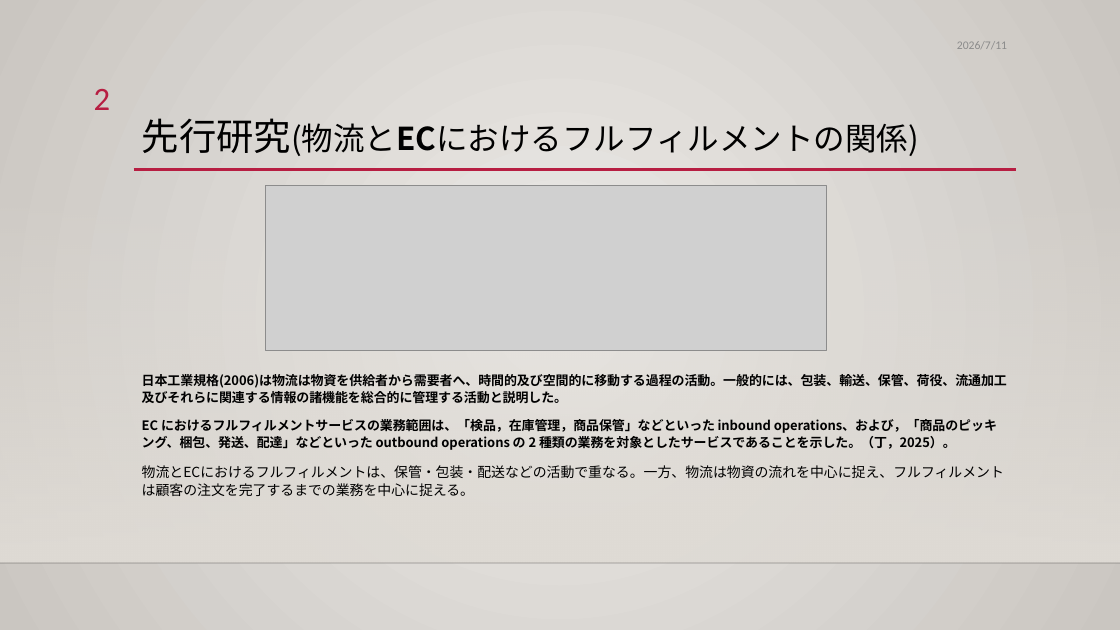
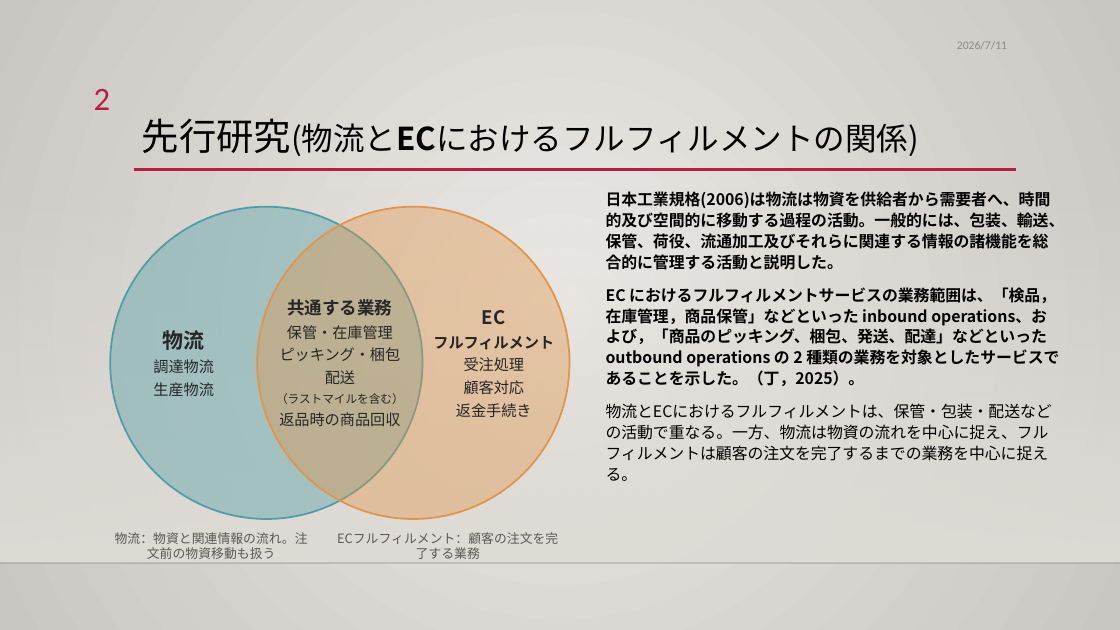
Before and after one commit to xbq738922642-cmd/claude-test, a slide deck: slide 2 of 中間発表_修正版.pptx. Drawn at 1120x630 pixels with LibreOffice and Linux fonts; fonts in the diff are those of the drawing; grey boxes stand for pictures; background and template pictures are left out. Boxes give left, top, right and bottom in pixels: in the first picture for what was removed or moved away, otherwise in the second. Text is boxed around its words. In the diff, an @@ line names an element or a change of style, - is before the commit and + after.

```diff
--- a/中間発表_修正版.pptx
+++ b/中間発表_修正版.pptx
@@ ellipse added at [110,207,423,519], fill #4F9DA6 at 40% opacity, outline #4F9DA6 1.5 pt @@
@@ ellipse added at [257,207,570,519], fill #E0954A at 40% opacity, outline #E0954A 1.5 pt @@
@@ picture removed at [266,185,827,350] @@
@@ text "日本工業規格(2006)は物流は物資を供給者から需要者へ、時間的及び空間的に移動する過程の活動。一般的には、包装、輸送、 ...": place and size @@
-text "日本工業規格(2006)は物流は物資を供給者から需要者へ、時間的及び空間的に移動する過程の活動。一般的には、包装、輸送、 ..." at [142,374,1007,496]
+text "日本工業規格(2006)は物流は物資を供給者から需要者へ、時間的及び空間的に移動する過程の活動。一般的には、包装、輸送、 ..." at [606,191,1065,481]
@@ text "日本工業規格(2006)は物流は物資を供給者から需要者へ、時間的及び空間的に移動する過程の活動。一般的には、包装、輸送、 ..." at [606,191,1065,481]: size 11.1 to 13.6 pt in "日本工業規格(2006)は物流は物資を供給者から需要者へ、時間的及び空間的に移動する過程の活動。一般的には、包装、輸送、 ...", "EC におけるフルフィルメントサービスの業務範囲は、「検品，在庫管理，商品保管」などといった inbound opera ..."; size 11.9 to 13.6 pt in "物流とECにおけるフルフィルメントは、保管・包装・配送などの活動で重なる。一方、物流は物資の流れを中心に捉え、フルフィル ..." @@
@@ text added at [276,299,404,426], 13 pt, text #262626 @@
+共通する業務
+保管・在庫管理
+ピッキング・梱包
+配送
+（ラストマイルを含む）
+返品時の商品回収
@@ text added at [433,310,554,417], 13 pt, text #262626 @@
+EC
+フルフィルメント
+受注処理
+顧客対応
+返金手続き
@@ text added at [153,330,214,396], 13 pt, text #262626 @@
+物流
+調達物流
+生産物流
@@ text added at [115,532,308,559], 11 pt, text #595959 @@
+物流：物資と関連情報の流れ。注文前の物資移動も扱う
@@ text added at [337,532,558,559], 11 pt, text #595959 @@
+ECフルフィルメント：顧客の注文を完了する業務
```
Also in this commit, not shown: 1 other file.
